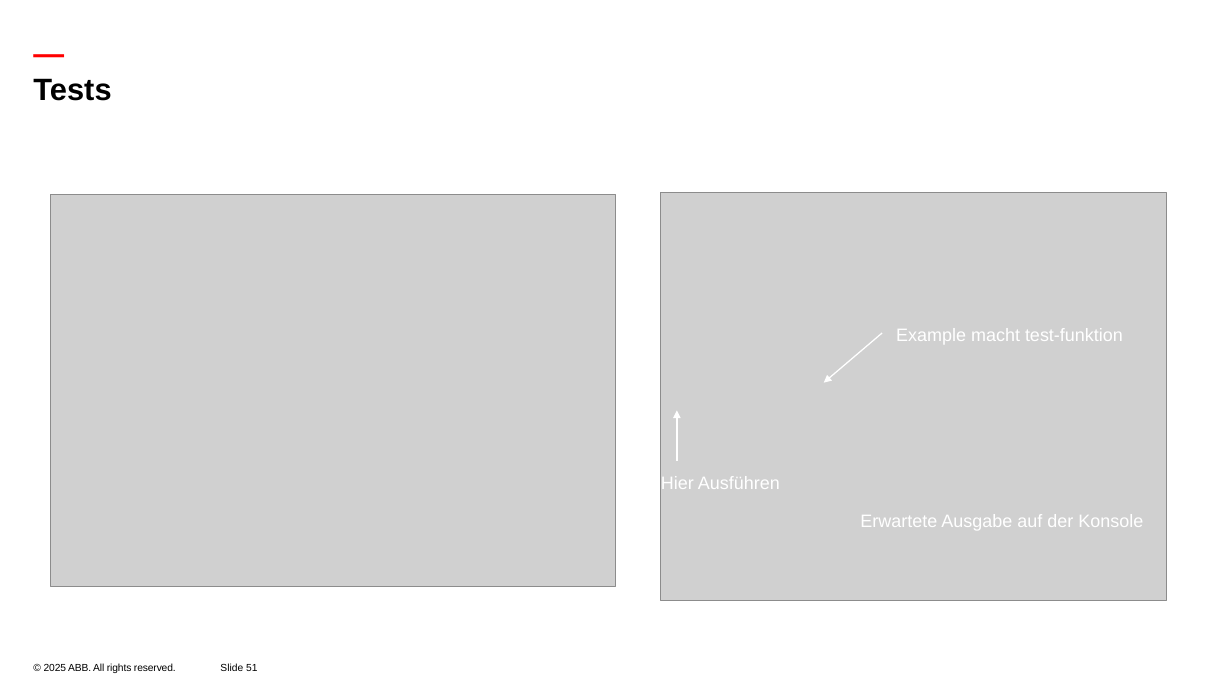
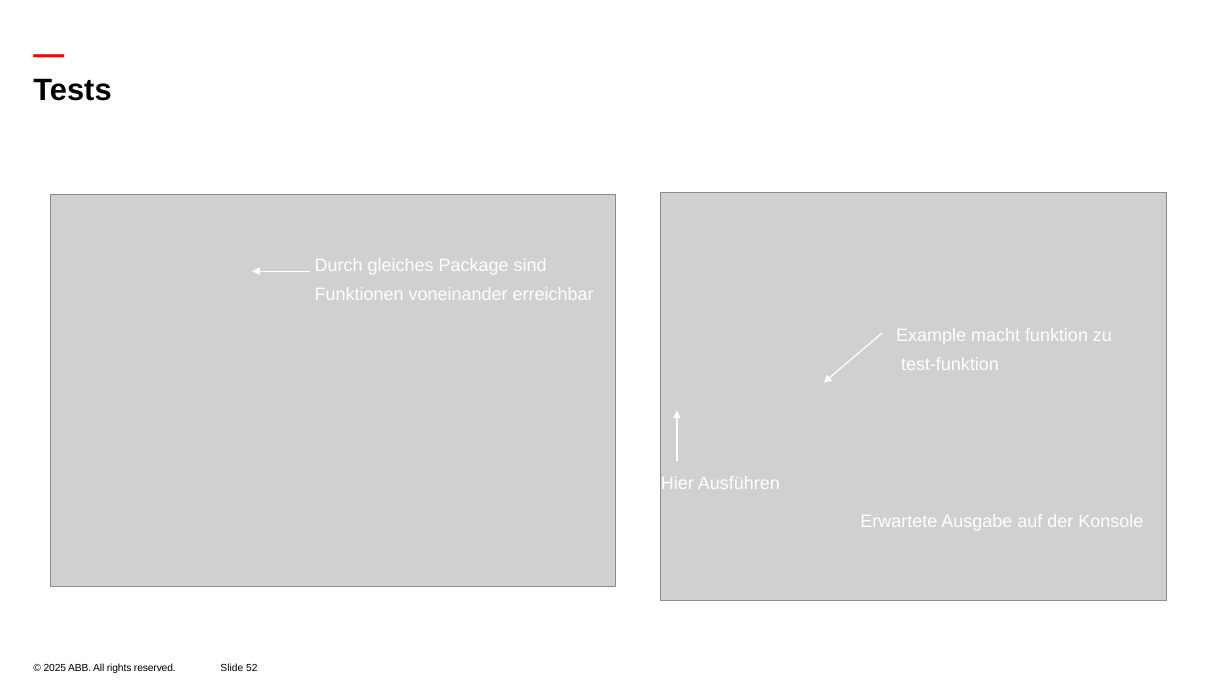
Before and after one commit to luisEM2/Programmieren-Vorpraktikum, a slide deck: slide 52 of 3 Zahlen.pptx (slide 51 before the commit). Drawn at 1232x693 pixels with LibreOffice and Linux fonts; fonts in the diff are those of the drawing; grey boxes stand for pictures; background and template pictures are left out. Boxes give left, top, right and bottom in pixels: in the first picture for what was removed or moved away, otherwise in the second. Text is boxed around its words. In the diff, an @@ line names an element or a change of style, - is before the commit and + after.

```diff
--- a/3 Zahlen.pptx
+++ b/3 Zahlen.pptx
@@ text added at (315, 258, 594, 300), 14 pt, text #FFFFFF @@
+Durch gleiches Package sind
+Funktionen voneinander erreichbar
@@ arrow added from (311, 271) to (252, 271), #FFFFFF 1 pt @@
@@ text at (896, 328, 1112, 370): text changed @@
-Example macht test-funktion
+Example macht funktion zu
+test-funktion
@@ page number at (220, 664, 257, 671): text changed @@
-Slide 51
+Slide 52
```
Also in this commit, not shown: 1 other slide changed, 12 slides added, 15 other files.
